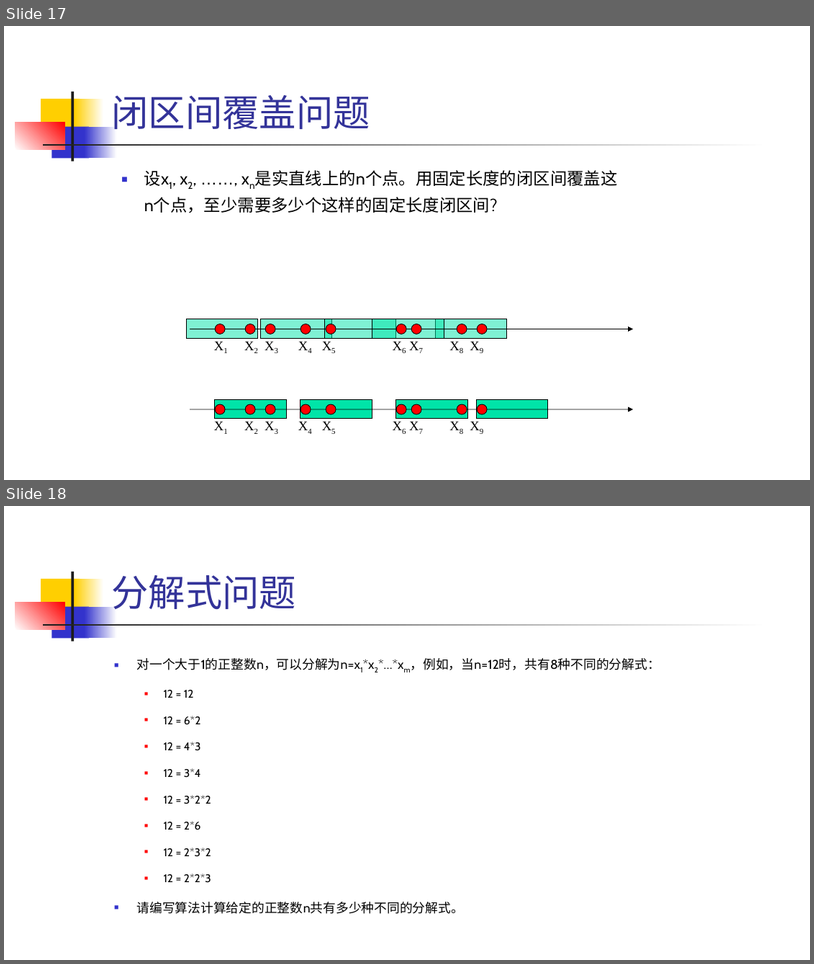
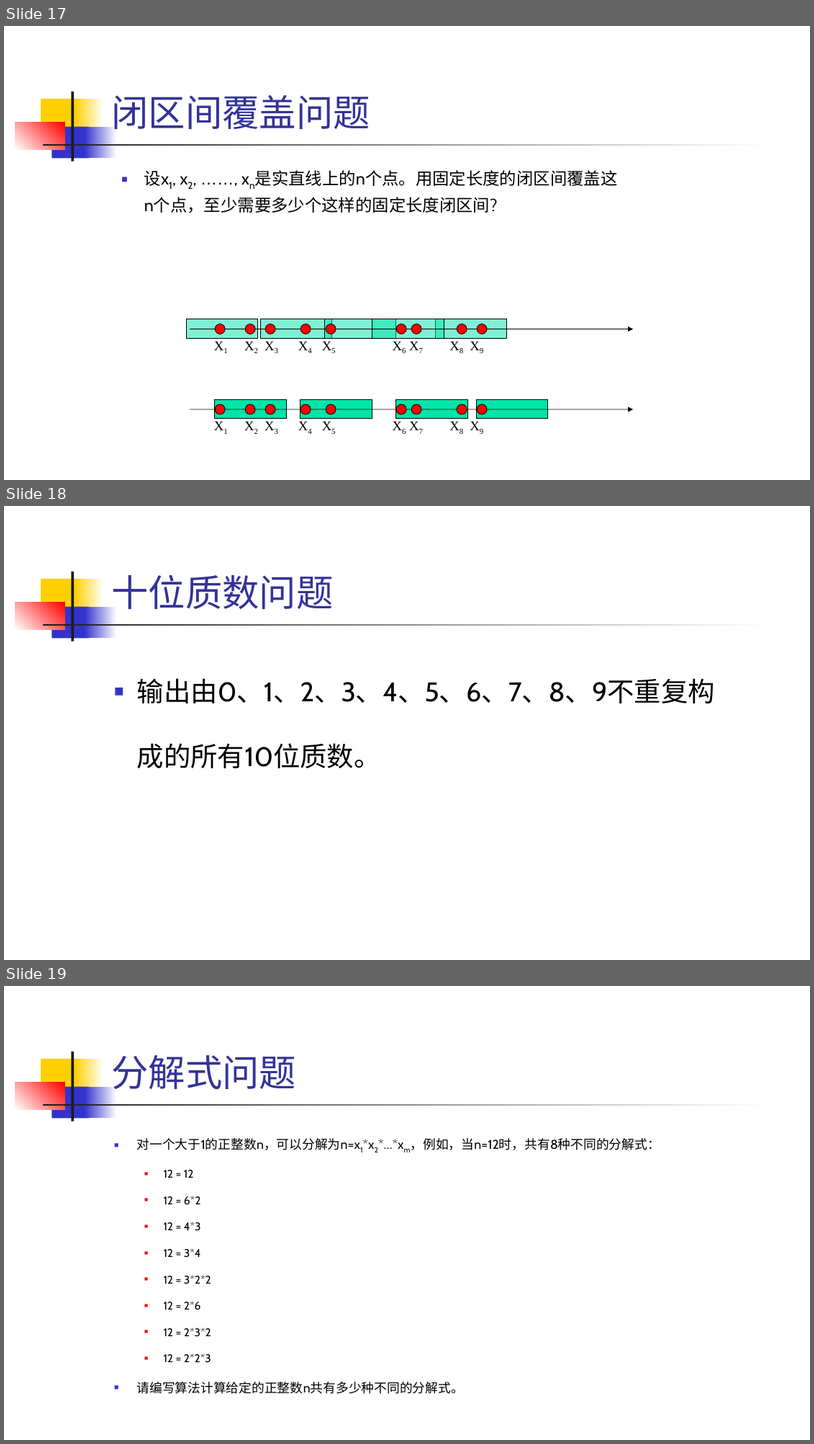
Before and after one commit to TeacherPeng/AlgorithmDesign, a slide deck: 教案/算法设计与分析.习题课.pptx. Shown one above the other, each under a label of ours: slides 17 and 18 before the commit, slides 17, 18 and 19 after it. The pictures are 814x964 and 814x1444 pixels, drawn with LibreOffice and Linux fonts; fonts in the diff are those of the drawing. Boxes give left, top, right and bottom in pixels: in the first picture for what was removed or moved away, otherwise in the second. Text is boxed around its words. In the diff, an @@ line names an element or a change of style, - is before the commit and + after.

```diff
--- a/教案/算法设计与分析.习题课.pptx
+++ b/教案/算法设计与分析.习题课.pptx
@@ slide 18 added at (4, 506, 810, 960), background #FFFFFF; not listed: 7 template elements that a slide beside it also shows @@
@@ title added at (111, 574, 333, 609), 44 pt, text #333399 @@
+十位质数问题
@@ text added at (137, 678, 715, 768), 32 pt, text #000000 @@
+■ 输出由0、1、2、3、4、5、6、7、8、9不重复构成的所有10位质数。
@@ what was slide 18 is now slide 19 @@
```
